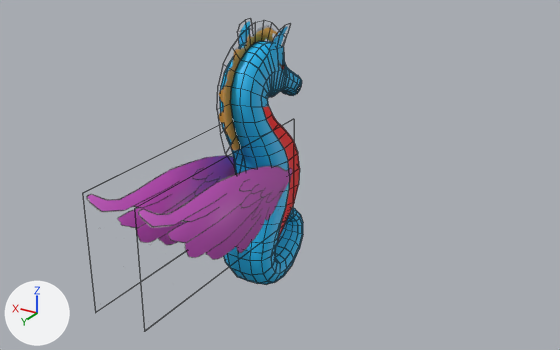
The Blender file Assets/Resources/Modelos3d/Unidades/Voador_Mermao/Voador 2_Tier 2.blend, before and after one commit.
Before and after are seen from a camera (50 mm lens) standing at (-7.59, 11.17, 6.05) and looking at (-0.91, 0.04, 0.48). Arrows for +X, +Y and +Z are at lower left; the lights stay in place. Mesh edges are drawn as thin lines.

Script lines for the objects in view, before the commit:
```python
me_cube = bpy.data.meshes.new('Cube')
me_cube.from_pydata(...)  # 351 vertices, 304 faces; spans x 0.0..0.54, y -2.14..0.66, z -2.43..3.04
me_cube.polygons.foreach_set('use_smooth', [True] * 304)
# faces by material slot: [265, 39]
me_cube.materials.append(mat_material)  # picture img_material_base_color
me_cube.materials.append(mat_swap)
me_cube_001 = bpy.data.meshes.new('Cube.001')
me_cube_001.from_pydata(...)  # 4 vertices, 1 face; spans x -0.52, y -1.15..3.5, z -1.0..1.13
me_cube_001.polygons.foreach_set('use_smooth', [True] * 1)
me_cube_001.materials.append(mat_material)  # picture img_material_base_color
me_cube_002 = bpy.data.meshes.new('Cube.002')
me_cube_002.from_pydata(...)  # 4 vertices, 1 face; spans x 0.52, y -1.15..3.5, z -1.0..1.13
me_cube_002.polygons.foreach_set('use_smooth', [True] * 1)
me_cube_002.materials.append(mat_material)  # picture img_material_base_color
ob_asa_direita = bpy.data.objects.new('Asa Direita', me_cube_002)
ob_asa_direita.location = (0.0, 0.0, 0.0)
_m = ob_asa_direita.modifiers.new('Solidify', 'SOLIDIFY')
ob_asa_esquerda = bpy.data.objects.new('Asa Esquerda', me_cube_001)
ob_asa_esquerda.location = (0.0, 0.0, 0.0)
_m = ob_asa_esquerda.modifiers.new('Solidify', 'SOLIDIFY')
ob_corpo = bpy.data.objects.new('Corpo', me_cube)
ob_corpo.location = (0.0, 0.0, 0.0)
_m = ob_corpo.modifiers.new('Espelhar', 'MIRROR')
_m.use_clip = True
_m = ob_corpo.modifiers.new('Solidify', 'SOLIDIFY')
```
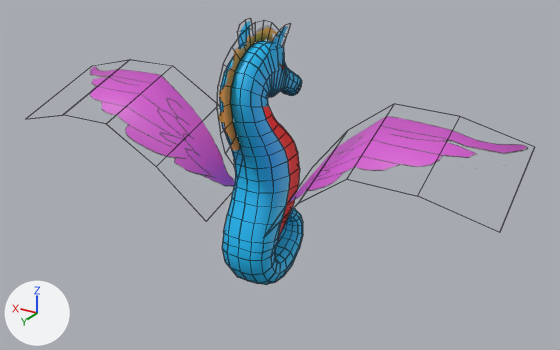
Boxes (x1, y1, x2, y2) around the edits, measured in the pictures (560 x 350 px):
'Corpo', reshaped, modifiers changed: before (218, 21, 303, 285); after (89, 21, 528, 285)
'Asa Esquerda', deleted (purple): before (138, 166, 293, 260)
'Asa Direita', deleted (pink): before (86, 155, 235, 245)
part 1 of me_cube, added (pink): after (89, 66, 235, 187)
part 2 of me_cube, added (pink): after (289, 116, 528, 203)
part 3 of me_cube, added (blue): after (219, 21, 303, 285)

The change, as a list of edits to the scene's bpy script:
```text
Change me_cube:
    used by ob_corpo; location = (0.0, 0.0, 0.0)
    remove me_cube.from_pydata(...)  # 351 vertices, 304 faces; spans x 0.0..0.54, y -2.14..0.66, z -2.43..3.04
    add me_cube.from_pydata(...)  # 1224 vertices, 1254 faces; spans x -5.07..5.07, y -2.14..0.73, z -2.43..3.04
    me_cube part 1: a new loose piece of 20 vertices spanning x 0.58..5.07, y -1.79..0.73, z -0.79..1.73, in mat_material (picture img_material_base_color)
    me_cube part 2: a new loose piece of 20 vertices spanning x -5.07..-0.58, y -1.79..0.73, z -0.79..1.73, in mat_material (picture img_material_base_color)
    me_cube part 3: 833 vertices added at x -0.54..0.53, y -2.14..0.66, z -2.42..3.04
Change ob_corpo:
    remove _m = ob_corpo.modifiers.new('Espelhar', 'MIRROR')
    remove _m.use_clip = True
    remove _m = ob_corpo.modifiers.new('Solidify', 'SOLIDIFY')
Remove ob_asa_esquerda:
    ob_asa_esquerda = bpy.data.objects.new('Asa Esquerda', me_cube_001)
    ob_asa_esquerda.location = (0.0, 0.0, 0.0)
    _m = ob_asa_esquerda.modifiers.new('Solidify', 'SOLIDIFY')
Remove ob_asa_direita:
    ob_asa_direita = bpy.data.objects.new('Asa Direita', me_cube_002)
    ob_asa_direita.location = (0.0, 0.0, 0.0)
    _m = ob_asa_direita.modifiers.new('Solidify', 'SOLIDIFY')
```
